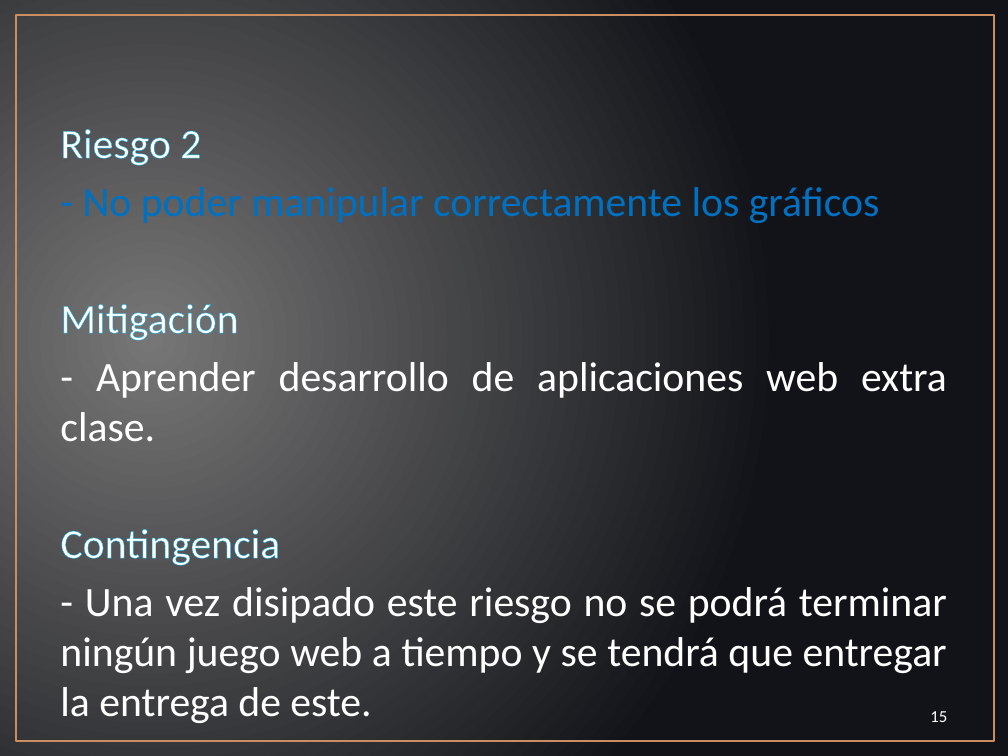
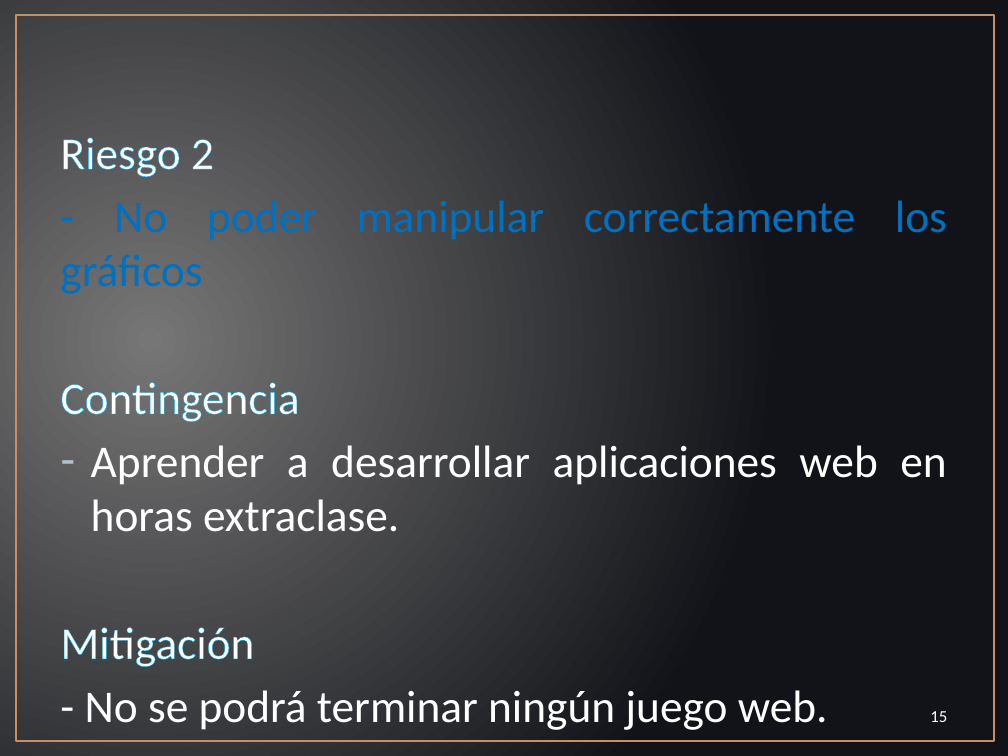
Before and after one commit to EquipoACME/AcmeDev, a slide deck: slide 15 of UPIIZ_PTLL_PresentaciónAprobaciónProyecto.pptx. Drawn at 1008x756 pixels with LibreOffice and Linux fonts; fonts in the diff are those of the drawing. Boxes give left, top, right and bottom in pixels: in the first picture for what was removed or moved away, otherwise in the second. Text is boxed around its words. In the diff, an @@ line names an element or a change of style, - is before the commit and + after.

Commit message:
plan de riesgos, y lanzamiento TSP
nuevas actualizaciones tipo ACME

```diff
--- a/UPIIZ_PTLL_PresentaciónAprobaciónProyecto.pptx
+++ b/UPIIZ_PTLL_PresentaciónAprobaciónProyecto.pptx
@@ text at (x1=60, y1=137, x2=947, y2=667): size 29.8 to 32.4 pt in "Riesgo 2", "- No poder manipular correctamente los gráficos", "Mitigación" @@
@@ text at (x1=60, y1=382, x2=946, y2=532): paragraphs added @@
+Contingencia
+– Aprender a desarrollar aplicaciones web en horas extraclase.
@@ text at (x1=85, y1=690, x2=828, y2=730): text changed; size 29.8 to 32.4 pt @@
-- Aprender desarrollo de aplicaciones web extra clase.
-Contingencia
-- Una vez disipado este riesgo no se podrá terminar ningún juego web a tiempo y se tendrá que entregar la entrega de este.
+- No se podrá terminar ningún juego web.
```
Also in this commit, not shown: 5 other slides changed, 1 other file.
